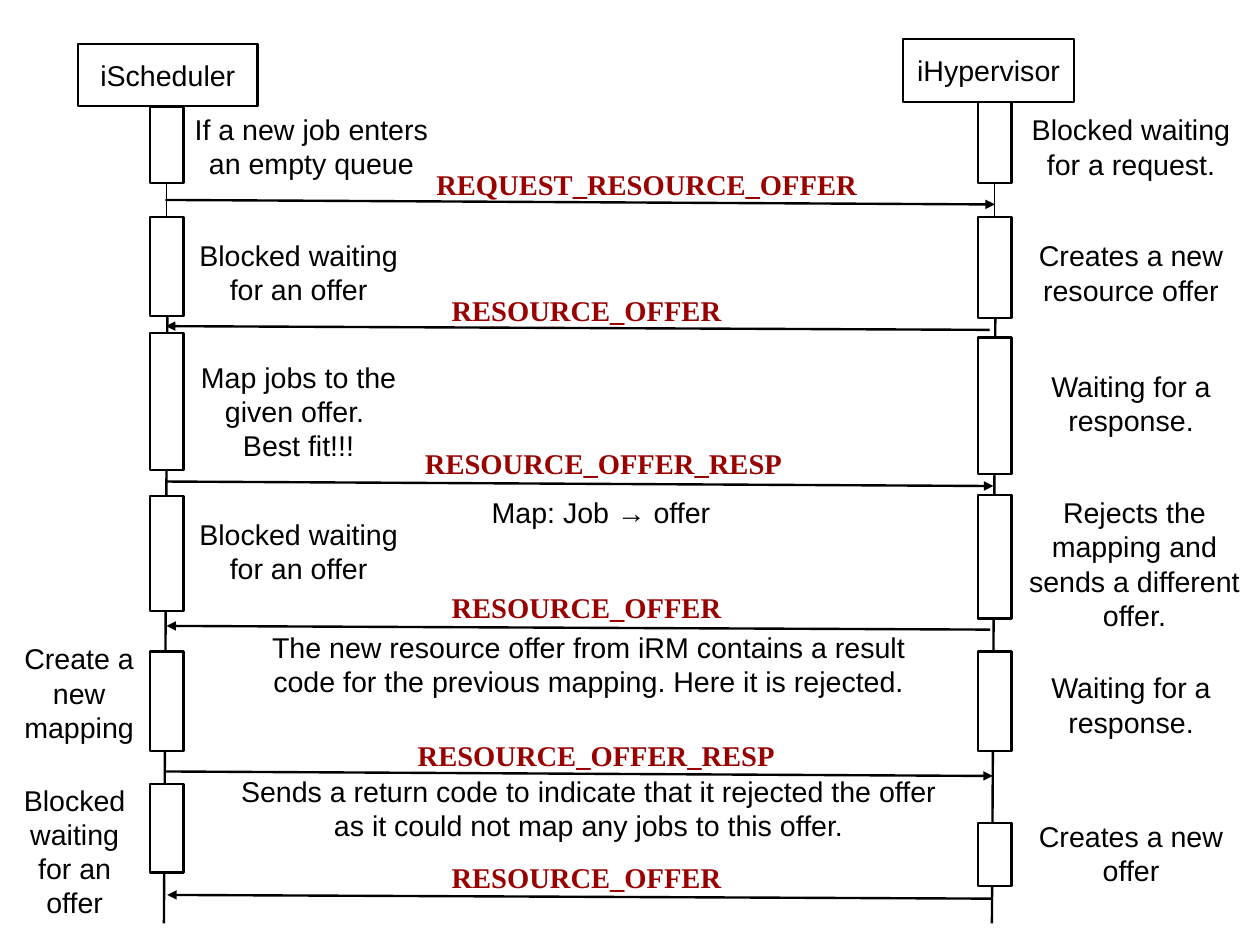
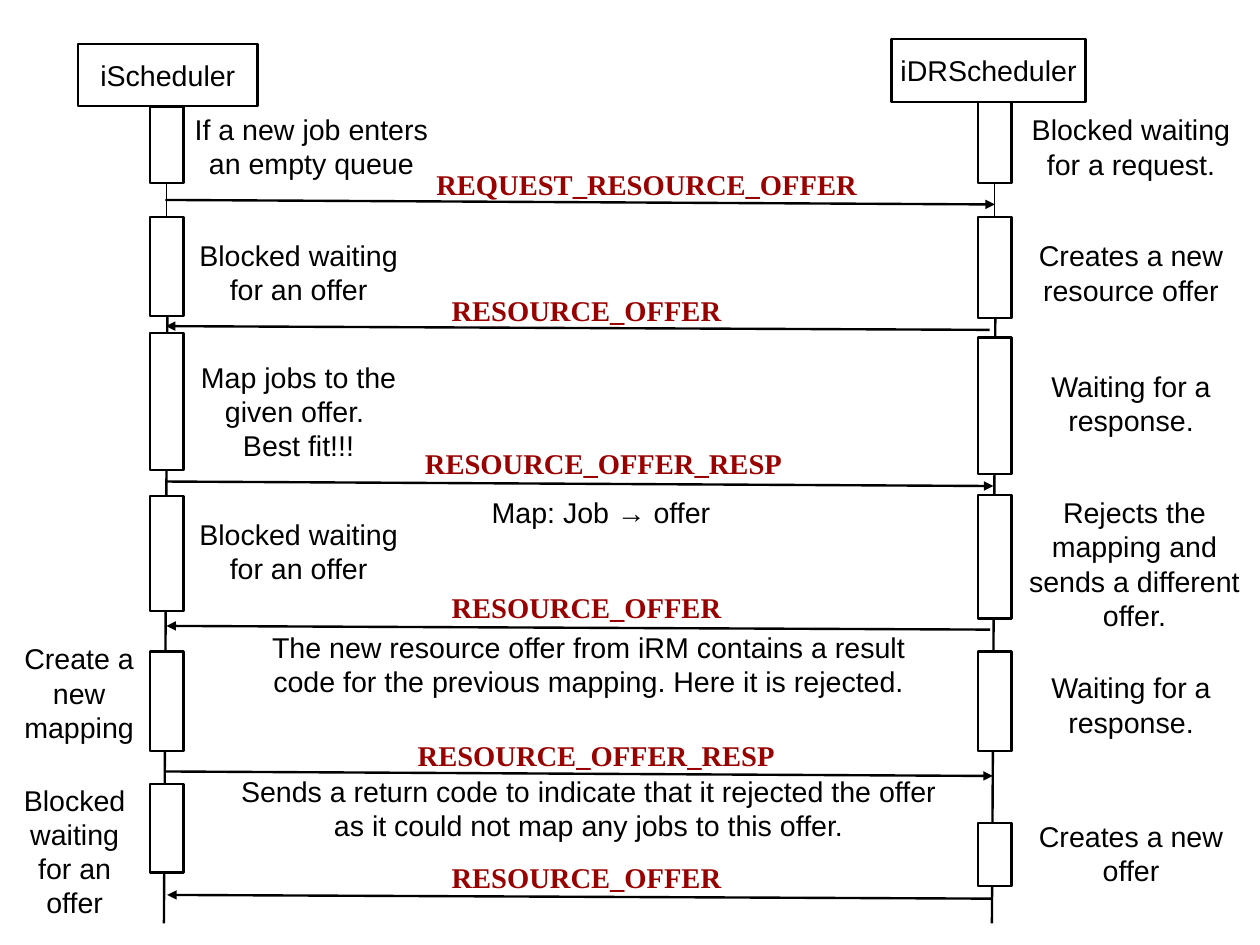
Before and after one commit to sentinel88/Thesis, a slide deck: slide 1 of Guided Research/Documentation/figures.odp. Drawn at 1260x945 pixels with LibreOffice and Linux fonts; fonts in the diff are those of the drawing. Boxes give left, top, right and bottom in pixels: in the first picture for what was removed or moved away, otherwise in the second. Text is boxed around its words. In the diff, an @@ line names an element or a change of style, - is before the commit and + after.

```diff
--- a/Guided Research/Documentation/figures.odp
+++ b/Guided Research/Documentation/figures.odp
@@ rectangle "iDRScheduler": place and size @@
-rectangle "iDRScheduler" at (903,39,1075,102)
+rectangle "iDRScheduler" at (892,39,1086,102)
@@ text in rectangle at (900,60,1076,82): text changed @@
-iHypervisor
+iDRScheduler
```
Also in this commit, not shown: 2 other slides changed, 40 other files.
